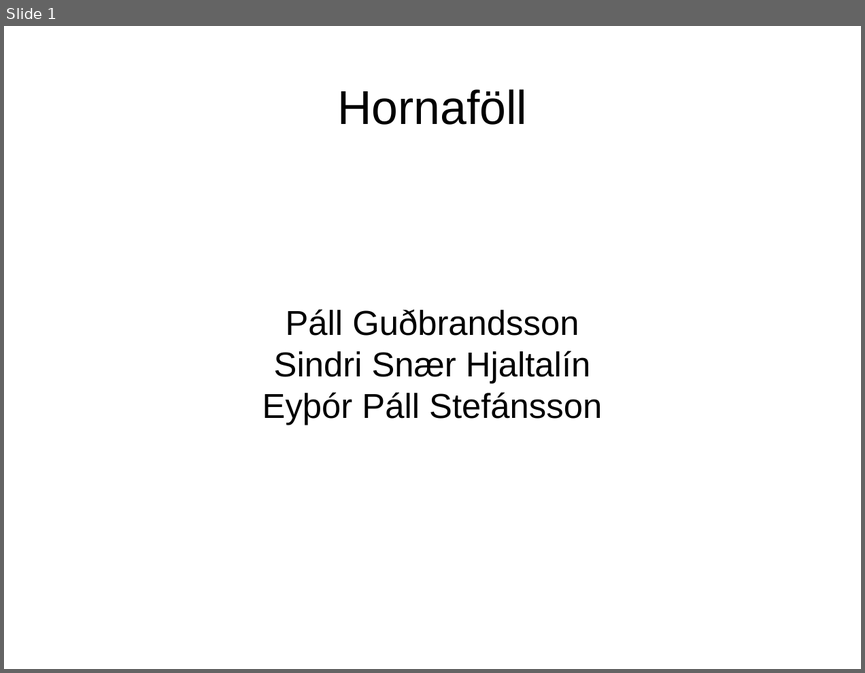
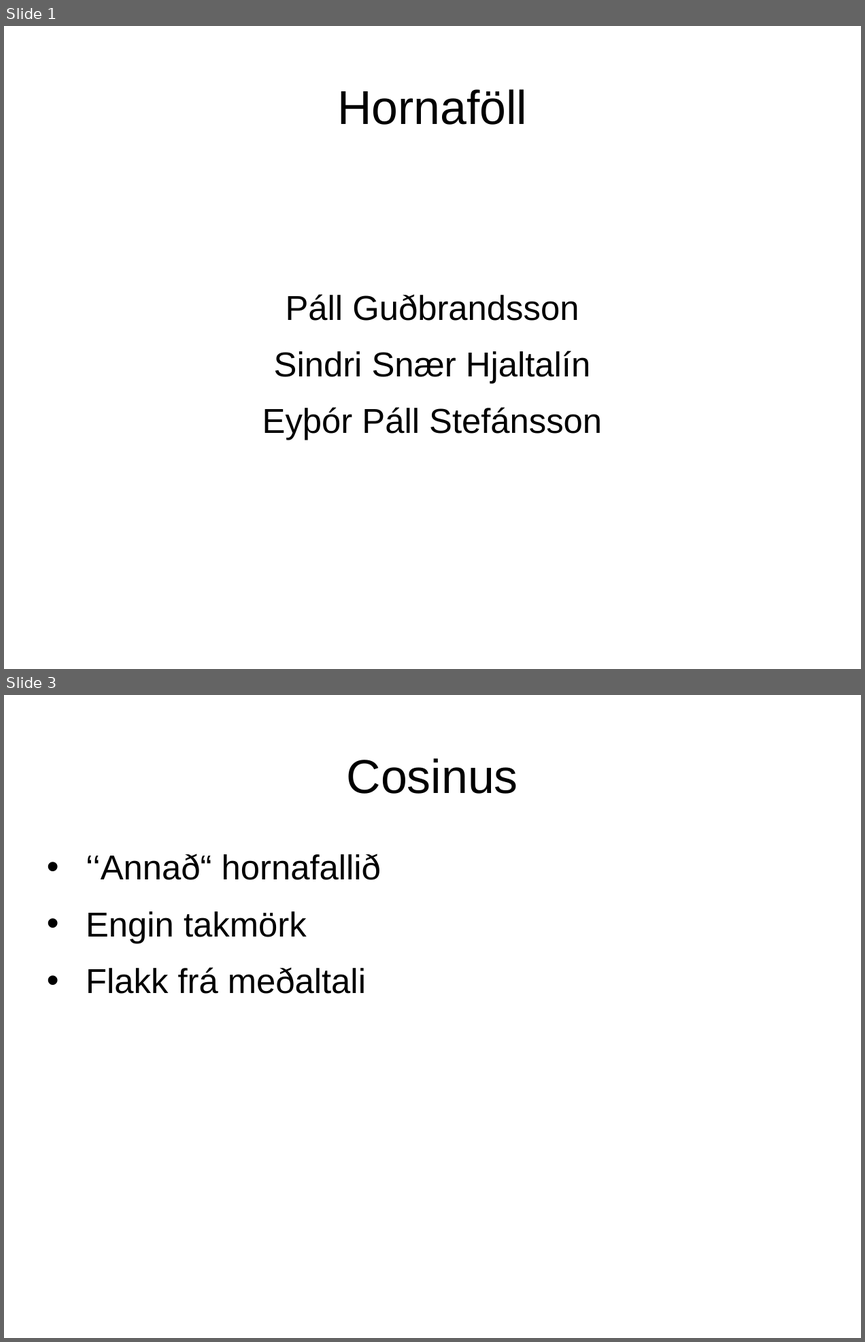
Before and after one commit to PallGudbrandsson/Skoli-2016V, a slide deck: STÆ/Sin Cos Tan kynning.odp. Shown one above the other, each under a label of ours: slide 1 before the commit, slides 1 and 3 after it; the slides between them are not shown. The pictures are 865x673 and 865x1342 pixels, drawn with LibreOffice and Linux fonts; fonts in the diff are those of the drawing. Boxes give left, top, right and bottom in pixels: in the first picture for what was removed or moved away, otherwise in the second. Text is boxed around its words. In the diff, an @@ line names an element or a change of style, - is before the commit and + after.

```diff
--- a/STÆ/Sin Cos Tan kynning.odp
+++ b/STÆ/Sin Cos Tan kynning.odp
@@ slide 3 added at (4, 695, 861, 1338), background #FFFFFF @@
@@ title added at (347, 758, 518, 794), 44 pt, text #000000 @@
+Cosinus
@@ text added at (86, 853, 381, 994), 32 pt, text #000000 @@
+• ‘‘Annað“ hornafallið
+• Engin takmörk
+• Flakk frá meðaltali
@@ slide 1 changed as well @@
@@ subtitle "Páll Guðbrandsson" at (262, 294, 602, 440): more space between paragraphs @@
```
Also in this commit, not shown: 3 other slides changed, 1 other slide added, 2 slides removed, 44 other files.
